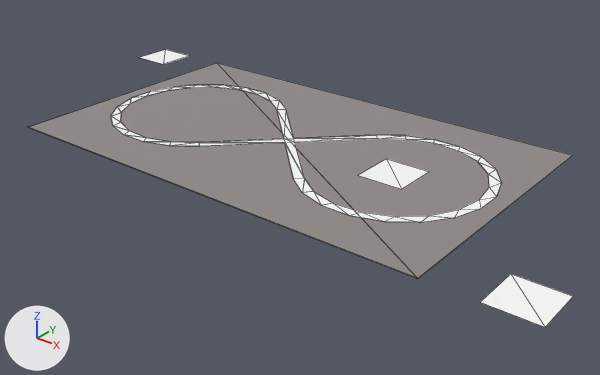
The COLLADA model visualization/model/stage_02_gazebo.dae: old version first, new version second.
One viewpoint serves both versions: a camera (50 mm lens) standing at (100.4, -134.2, 68.6) and looking at (0.3, -9.2, -9.0). Arrows for +X, +Y and +Z are at lower left; the lights stay in place. Mesh edges are drawn as thin lines. Where no turn or scale is listed for an object, it has been applied to the vertices.

In view in the first picture: 'Circuito_en8_3', 'DropZone_001', 'DropZone_001_001', 'DropZone_001_003', 'RectanguloPocaProt'.
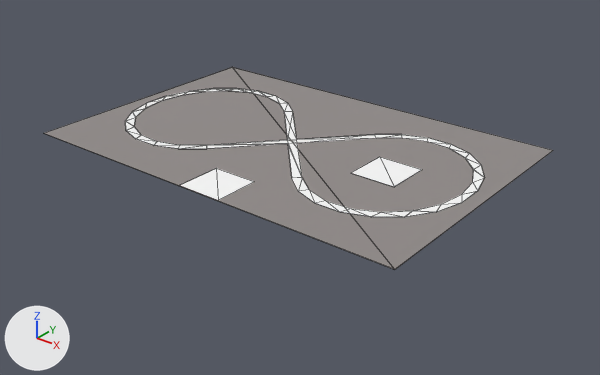
The edits, one by one:
Object 'RectanguloPocaProt' (ob_rectangulopocaprot) moves from (-4.2, -7.2, 0.0) to (-3.4, -7.2, 0.0).
Object 'RectanguloPocaProt' (ob_rectangulopocaprot) is rescaled from (25.6, 25.6, 3.18) to (23.1, 25.6, 3.18).
Object 'Circuito_en8_3' (ob_circuito_en8_3) moves from (-4.2, -7.2, 0.0) to (-3.4, -7.2, 0.0).
Object 'Circuito_en8_3' (ob_circuito_en8_3) is rescaled from (25.6, 25.6, 2.64) to (23.1, 25.6, 2.64).
Object 'DropZone_001' (ob_dropzone_001) is deleted.
Object 'DropZone_001_003' (ob_dropzone_001_003) moves from (-70.0, 18.1, 0.0) to (-1.5, -32.2, 0.0).

Pixel boxes (x1, y1, x2, y2) of what changed, in the pictures (600 x 375 px):
'RectanguloPocaProt', moved, rescaled (7% narrower, 6% shorter)
    before: (28, 63, 573, 278)
    after: (44, 67, 553, 269)
'Circuito_en8_3', moved, rescaled (8% narrower, 6% shorter)
    before: (111, 84, 502, 222)
    after: (125, 88, 484, 217)
'DropZone_001', deleted
    before: (481, 274, 573, 327)
'DropZone_001_003', moved
    before: (138, 49, 189, 64)
    after: (180, 168, 254, 200)
